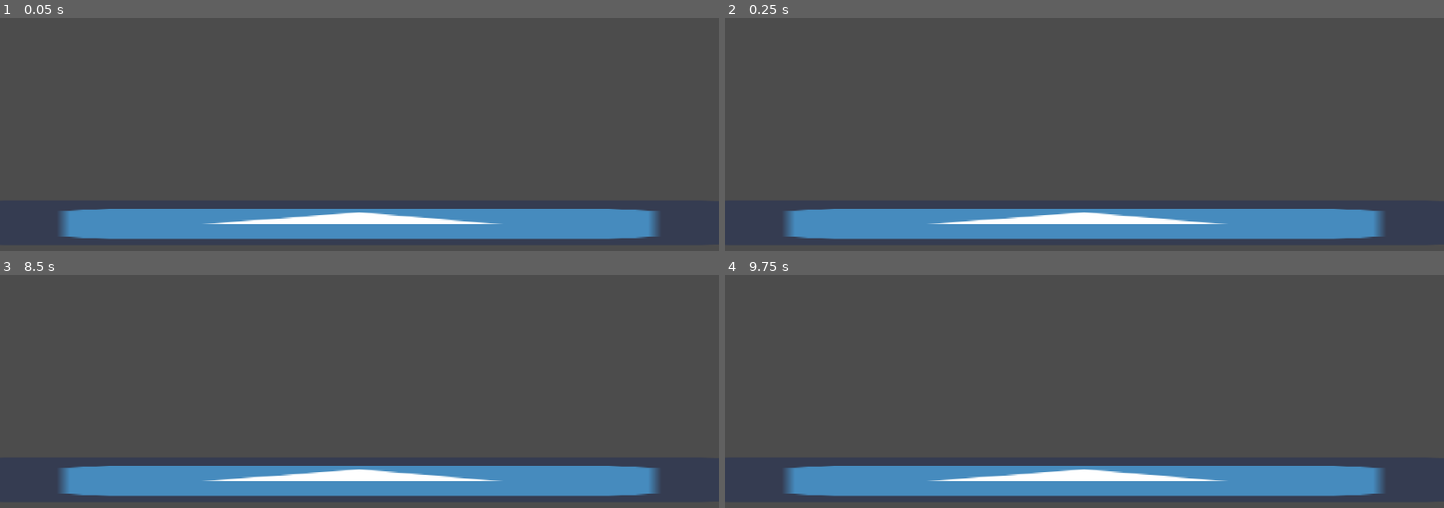
Above: before the commit, frames 1-4 (two rows, left to right).
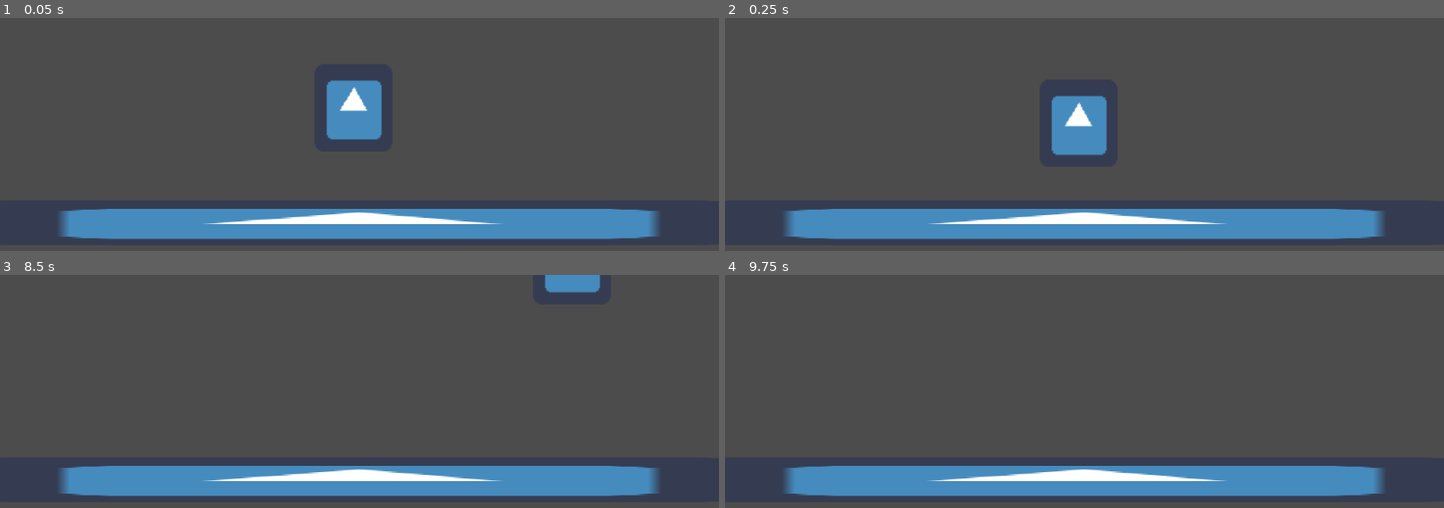
Above: after the commit, the same moments.

Repository: TheGenericAccount/Rye-Granny-Roots-Bugs
Game: Godot game, scene res://Main.tscn
Same seed, same stepped clock (60 frames per second), same inputs: the game is played once before the commit and once after it. The engine's default icon, where the game draws it, is replaced by a stand-in: a white triangle on a blue panel in a dark square.
Inputs:
- Up to frame 1 (0.05 s): no input
- Up to frame 2 (0.25 s): no input
- Up to frame 3 (8.5 s): hold Up (ui_up) 0.53-1.28 s; hold Right (ui_right) 0.53-2.03 s; tap Enter at 1.25, 2.75, 4.25 s; tap Up (ui_up) at 1.35, 1.52, 1.82, 2.85, 3.02, 3.32, 4.35, 4.52, 4.82, 5.85, 6.02, 6.32, 7.35, 7.52, 7.82 s; tap Space at 2, 3.5, 5 s; hold Left (ui_left) 2.03-2.78 s; hold Up (ui_up) 2.03-2.78 s; hold Right (ui_right) 2.78-4.28 s; hold Up (ui_up) 3.53-4.28 s; hold Left (ui_left) 4.28-5.03 s; hold Right (ui_right) 5.03-5.78 s; hold Up (ui_up) 5.03-5.78 s; hold Left (ui_left) 5.78-7.28 s; hold Up (ui_up) 6.53-7.28 s; hold Right (ui_right) from 7.28 s (still down); hold Up (ui_up) from 8.03 s (still down)
- Up to frame 4 (9.75 s): release Up (ui_up) at 8.78 s; tap Up (ui_up) at 8.85, 9.02, 9.32 s; release Right (ui_right) at 9.53 s; hold Left (ui_left) from 9.53 s (still down); hold Up (ui_up) from 9.53 s (still down)

The runs differ from the first frame. In frame 1, 2.0% of the frame differs, in the area x 45-54%, y 26-53%; in frame 2, 1.9%; in frame 3, 0.6%; in frame 4, nothing differs.

Commit message:
Add player movement

Diff:
--- /dev/null
+++ b/1-movement-jump.gd
@@ -0,0 +1,29 @@
+extends KinematicBody2D
+const GRAVITY = 700
+const WALK_SPEED = 400
+const JUMP_FORCE = 5000
+var velocity = Vector2()
+var screen_size
+func _ready():
+	screen_size = get_viewport_rect().size
+
+func _physics_process(delta):
+	velocity.y += delta * GRAVITY
+
+	if Input.is_action_pressed("ui_left"):
+		velocity.x = -WALK_SPEED
+	elif Input.is_action_pressed("ui_right"):
+		velocity.x = WALK_SPEED
+	else:
+		# velocity.x = 0
+		# smoothen the stop
+		velocity.x = lerp(velocity.x, 0, 0.1)
+
+	if Input.is_action_pressed("ui_up") and is_on_floor():
+		velocity.y = -JUMP_FORCE
+
+	velocity = move_and_slide(velocity, Vector2.UP)
+
+	# prevent player going out of screen
+	position.x = clamp(position.x, 0, screen_size.x)
+	position.y = clamp(position.y, 0, screen_size.y)
--- a/Main.tscn
+++ b/Main.tscn
@@ -1,7 +1,11 @@
-[gd_scene load_steps=2 format=2]
+[gd_scene load_steps=3 format=2]
 
 [ext_resource path="res://Objects/GroundTop.tscn" type="PackedScene" id=1]
+[ext_resource path="res://movement.tscn" type="PackedScene" id=2]
 
 [node name="Node2D" type="Node2D"]
 
 [node name="GroundTop" parent="." instance=ExtResource( 1 )]
+
+[node name="Node2D" parent="." instance=ExtResource( 2 )]
+position = Vector2( -10, -177 )
--- /dev/null
+++ b/movement.tscn
@@ -0,0 +1,22 @@
+[gd_scene load_steps=4 format=2]
+
+[ext_resource path="res://icon.png" type="Texture" id=1]
+[ext_resource path="res://1-movement-jump.gd" type="Script" id=2]
+
+[sub_resource type="RectangleShape2D" id=1]
+extents = Vector2( 75.5, 71.5 )
+
+[node name="Node2D" type="Node2D"]
+
+[node name="KinematicBody2D" type="KinematicBody2D" parent="."]
+position = Vector2( 593, 371 )
+script = ExtResource( 2 )
+
+[node name="CollisionShape2D" type="CollisionShape2D" parent="KinematicBody2D"]
+position = Vector2( -79, -70 )
+shape = SubResource( 1 )
+
+[node name="Sprite" type="Sprite" parent="KinematicBody2D"]
+position = Vector2( -79.5, -66.5 )
+scale = Vector2( 1.73438, 1.95313 )
+texture = ExtResource( 1 )
--- /dev/null
+++ b/terrain.tscn
@@ -0,0 +1,19 @@
+[gd_scene load_steps=3 format=2]
+
+[ext_resource path="res://icon.png" type="Texture" id=1]
+
+[sub_resource type="RectangleShape2D" id=1]
+extents = Vector2( 30.5, 31.5 )
+
+[node name="Node2D" type="Node2D"]
+position = Vector2( 2, 1 )
+
+[node name="StaticBody2D" type="StaticBody2D" parent="."]
+
+[node name="CollisionShape2D" type="CollisionShape2D" parent="StaticBody2D"]
+position = Vector2( 0.5, 0.5 )
+shape = SubResource( 1 )
+
+[node name="Sprite" type="Sprite" parent="StaticBody2D"]
+position = Vector2( -1, 0 )
+texture = ExtResource( 1 )
